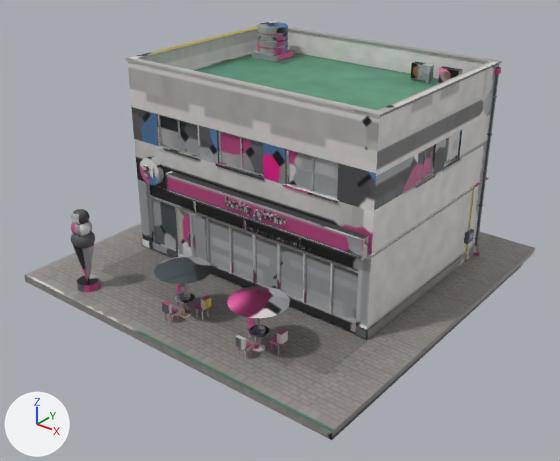
What one commit did to the FBX model cs2_ilsan/CS2Assets/IlsanBaskin/IlsanBaskin.fbx.
Both versions are drawn from a camera (50 mm lens) standing at (18.5, -23.7, 16.0) and looking at (0.4, -1.1, 2.1). Lighting does not change. The marker at lower left points along +X, +Y and +Z. The picture after the commit comes second. Where no turn or scale is listed for an object, it has been applied to the vertices.

In view in the first picture: 'IlsanBaskin'.
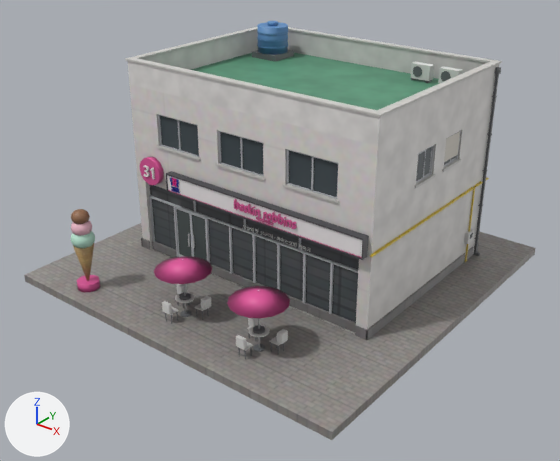
Boxes (x1, y1, x2, y2) around the edits, measured in the pictures (560 x 461 px; the box of a moved part takes in the faces that stretch with it):
part 1 of me_ilsanbaskin, deleted
    before: (225, 196, 231, 207)
part 2 of me_ilsanbaskin, moved or reshaped
    before: (235, 201, 287, 226)
    after: (234, 199, 292, 228)
part 3 of me_ilsanbaskin, added
    after: (170, 178, 179, 192)
part 4 of me_ilsanbaskin, surface changed
    both: (26, 21, 536, 440)

Patch to the scene script:
```diff
--- a/cs2_ilsan/CS2Assets/IlsanBaskin/IlsanBaskin.fbx.py
+++ b/cs2_ilsan/CS2Assets/IlsanBaskin/IlsanBaskin.fbx.py
@@ me_ilsanbaskin @@
 # used by ob_ilsanbaskin; location = (0.0, 0.0, 0.0)
-me_ilsanbaskin.from_pydata(...)  # 18508 vertices, 28236 faces; spans x -7.9..7.9, y -7.9..7.9, z -0.3..9.1
+me_ilsanbaskin.from_pydata(...)  # 20212 vertices, 30764 faces; spans x -7.9..7.9, y -7.9..7.9, z -0.3..9.1
+# me_ilsanbaskin part 1: the loose piece of 334 vertices spanning x -0.5..-0.3, y -3.4..-3.3, z 3.7..4.1 is deleted
+# me_ilsanbaskin part 2: 716 vertices moved within x 0.0..2.5, y -3.4..-3.3, z 3.5..4.0; 2776 vertices removed from x 0.0..2.5, y -3.4..-3.3, z 3.5..4.1; 2752 vertices added at x 0.0..2.7, y -3.4..-3.3, z 3.5..4.1
+# me_ilsanbaskin part 3: 1320 vertices added at x -3.6..-3.1, y -3.3, z 3.5..4.1
+# me_ilsanbaskin part 4: 19456 kept faces spanning x -7.9..7.9, y -7.9..7.9, z -0.3..9.1 get new texture (UV) coordinates
+# other edits to the shape of me_ilsanbaskin do not show in these pictures
 me_ilsanbaskin.materials.append(mat_ilsanbaskin)
```
